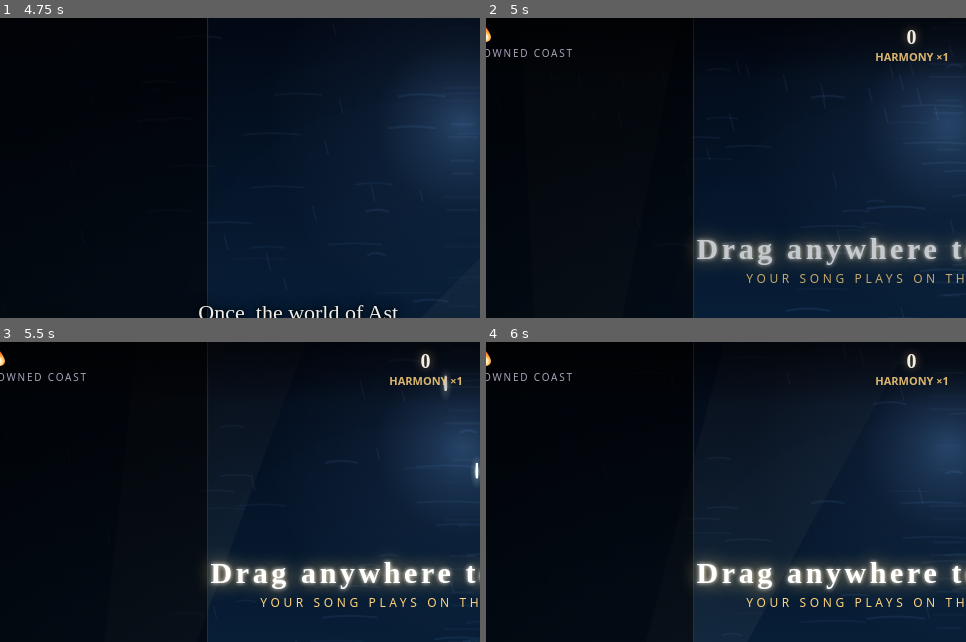
Above: before the commit, frames 1-4 (two rows, left to right).
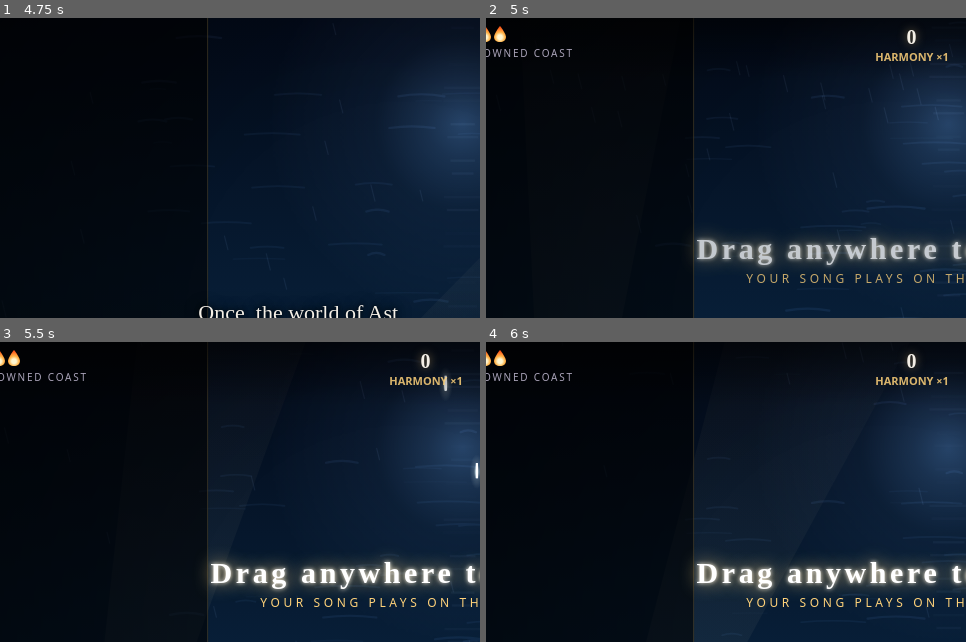
Above: after the commit, the same moments.

Repository: Robin-Rajesh/Game-boy
Game: browser game, page index.html
The game is run twice, just before and just after one commit, with the same random seed, the same clock (stepped at 60 frames per second) and the same inputs.
Inputs (mouse positions are % of the whole screen's width and height, from its top left):
- Up to frame 1 (4.75 s): click (50, 50) at 0.27 s; click "Begin the Song" at 0.52 s; hold Right 1.03-1.53 s; tap X every 0.5 s from 1.1 to 4.6 s; hold Down 1.58-1.85 s; hold Left 1.9-2.47 s; hold Up 2.52-2.82 s; hold Right 2.87-3.53 s; hold Up 3.58-3.82 s; hold Left 3.87-4.3 s; hold Down 4.35-4.68 s; hold Right from 4.73 s (still down)
- Up to frame 2 (5 s): keep holding Right; click "Skip ›" at 4.77 s
- Up to frame 3 (5.5 s): tap X at 5.1 s; release Right at 5.23 s; hold Down from 5.28 s (still down)
- Up to frame 4 (6 s): release Down at 5.55 s; tap X at 5.6 s; hold Left from 5.6 s (still down)
The pictures show only the part of the screen within x 8-58%, y 0-50%; the shares and areas given below are measured in that part.

Frame 1 is identical in both runs. In frame 2, 0.1% of the frame differs, in the area x 1-5%, y 2-8%; in frame 3, 0.1%; in frame 4, 0.1%.

Commit message:
Ease difficulty across all modes
- Normal: 6 flames (was 5), bullets ~12% slower, ~18% fewer, bosses 15% less HP
- Story and Fortissimo eased in step
- Smaller bullet hitbox, longer invulnerability after a hit
- Two healing flames per chapter instead of one; gentler enemy HP scaling

Diff:
--- a/js/game.js
+++ b/js/game.js
@@ -8,9 +8,9 @@
 import { TAU, clamp, lerp, rand, ease, glow, bulletSprite, glowSprite, rgba, drawVignette } from './gfx.js';
 
 export const DIFF = {
-  story:  { hp: 8, bspd: 0.8, dens: 0.6, bossHp: 0.75, label: 'Story' },
-  normal: { hp: 5, bspd: 1, dens: 1, bossHp: 1, label: 'Normal' },
-  hard:   { hp: 3, bspd: 1.15, dens: 1.25, bossHp: 1.2, label: 'Fortissimo' },
+  story:  { hp: 9, bspd: 0.72, dens: 0.5, bossHp: 0.65, label: 'Story' },
+  normal: { hp: 6, bspd: 0.88, dens: 0.82, bossHp: 0.85, label: 'Normal' },
+  hard:   { hp: 4, bspd: 1.05, dens: 1.1, bossHp: 1.05, label: 'Fortissimo' },
 };
 
 const ROMAN = ['I', 'II', 'III', 'IV'];
@@ -195,7 +195,7 @@
 
   spawn(kind, x, y, p = {}) {
     const K = KINDS[kind];
-    const hpm = 1 + this.ci * 0.15;
+    const hpm = 1 + this.ci * 0.1;
     const e = { kind, x, y, r: K.r, hp: K.hp * hpm, maxHp: K.hp * hpm, t: 0, ph: rand(TAU), off: Math.floor(rand(16)), flash: 0, alt: Math.random() < 0.5 };
     K.init(e, p, this);
     this.enemies.push(e);
@@ -297,7 +297,7 @@
   hurt() {
     const p = this.player;
     if (p.inv > 0 || !p.alive) return;
-    p.hp--; this.hits++; p.inv = 2.2;
+    p.hp--; this.hits++; p.inv = 2.7;
     this.chain = 0; this.mult = 1;
     p.power = Math.max(1, p.power - 1);
     this.shake = 12; this.flash = { col: '#ff3050', a: 0.45 };
@@ -436,7 +436,7 @@
       if (b.x < -30 || b.x > W + 30 || b.y < -40 || b.y > H + 30) { b.dead = true; continue; }
       if (!p.alive) continue;
       const dx = b.x - p.x, dy = b.y - p.y, d2 = dx * dx + dy * dy;
-      const hr = b.r * 0.62 + 2.2;
+      const hr = b.r * 0.55 + 1.8;
       if (d2 < hr * hr) { if (p.inv <= 0) { b.dead = true; this.hurt(); } }
       else if (!b.grazed && d2 < (b.r + 15) ** 2) {
         b.grazed = true; this.grazes++;
--- a/js/levels.js
+++ b/js/levels.js
@@ -57,7 +57,7 @@
   [0.14, 0.38, 0.62, 0.84].forEach((f, i) => ev.push({ t: LEN * f, type: 'echo', idx: i }));
   // power sparks + a heart
   [0.08, 0.3, 0.52, 0.74].forEach((f) => ev.push({ t: LEN * f + 1.7, type: 'spark' }));
-  ev.push({ t: LEN * 0.56, type: 'heart' });
+  ev.push({ t: LEN * 0.36, type: 'heart' }, { t: LEN * 0.7, type: 'heart' });
   // chapter-specific hazards
   if (ch.modifier === 'wind') for (let tt = 6; tt < LEN; tt += 7 + r() * 4) ev.push({ t: tt, type: 'wind', v: (r() < 0.5 ? -1 : 1) * (40 + r() * 50) });
   if (ch.modifier === 'spores') for (let tt = 8; tt < LEN; tt += 6 + r() * 4) ev.push({ t: tt, type: 'zone', x: 0.15 + r() * 0.7 });
